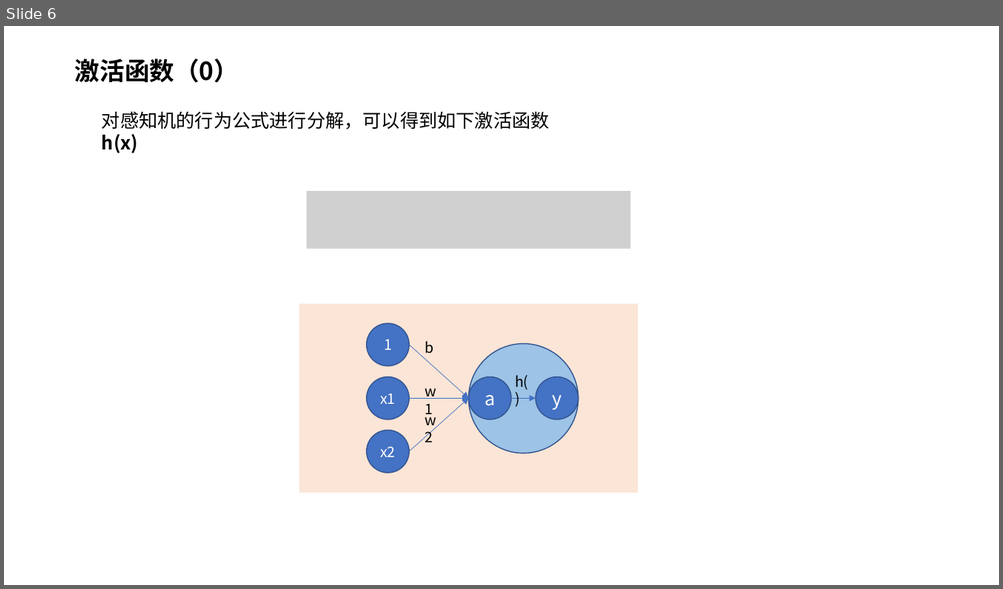
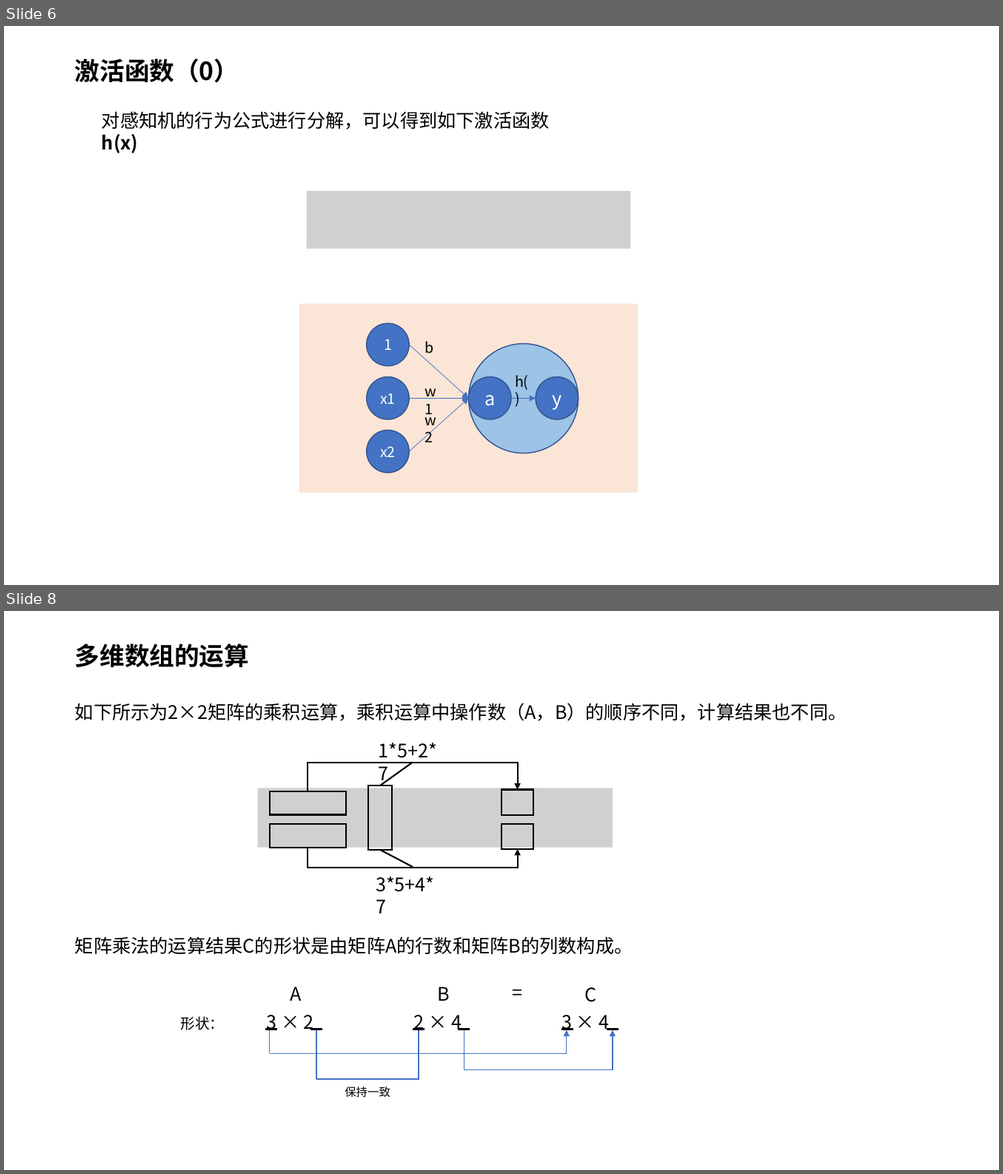
Before and after one commit to superzhangzl/blog-note, a slide deck: 《深度学习入门》小结/《深度学习入门》分享.pptx. Shown one above the other, each under a label of ours: slide 6 before the commit, slides 6 and 8 after it; the slides between them are not shown. The pictures are 1003x589 and 1003x1174 pixels, drawn with LibreOffice and Linux fonts; fonts in the diff are those of the drawing; grey boxes stand for pictures. Boxes give left, top, right and bottom in pixels: in the first picture for what was removed or moved away, otherwise in the second. Text is boxed around its words. In the diff, an @@ line names an element or a change of style, - is before the commit and + after.

```diff
--- a/《深度学习入门》小结/《深度学习入门》分享.pptx
+++ b/《深度学习入门》小结/《深度学习入门》分享.pptx
@@ slide 8 added at (4,611,999,1170), background #FFFFFF @@
@@ text added at (75,644,249,667), 24 pt, text #000000, bold @@
+多维数组的运算
@@ text added at (75,703,847,721), 18 pt, text #000000 @@
+如下所示为2×2矩阵的乘积运算，乘积运算中操作数（A，B）的顺序不同，计算结果也不同。
@@ group added at (258,743,613,914): 5 rectangles, 2 elbow arrows, 2 lines, 2 texts, 1 picture @@
+1*5+2*7
+3*5+4*7
@@ text added at (75,937,633,954), 18 pt, text #000000 @@
+矩阵乘法的运算结果C的形状是由矩阵A的行数和矩阵B的列数构成。
@@ group added at (181,966,618,1098): 13 lines, 9 texts, 2 arrows @@
+形状：
+3 × 2
+2 × 4
+3 × 4
+A
+B
+C
+=
+保持一致
```
Also in this commit, not shown: 1 slide changed, 3 other slides added.
